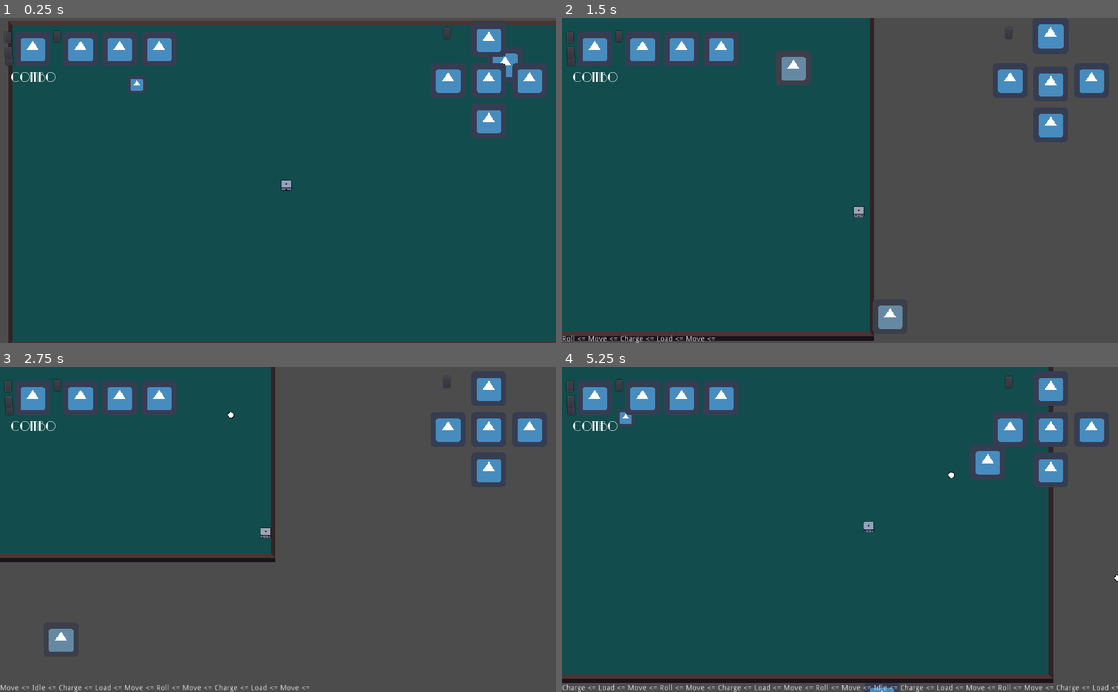
Above: before the commit, frames 1-4 (two rows, left to right).
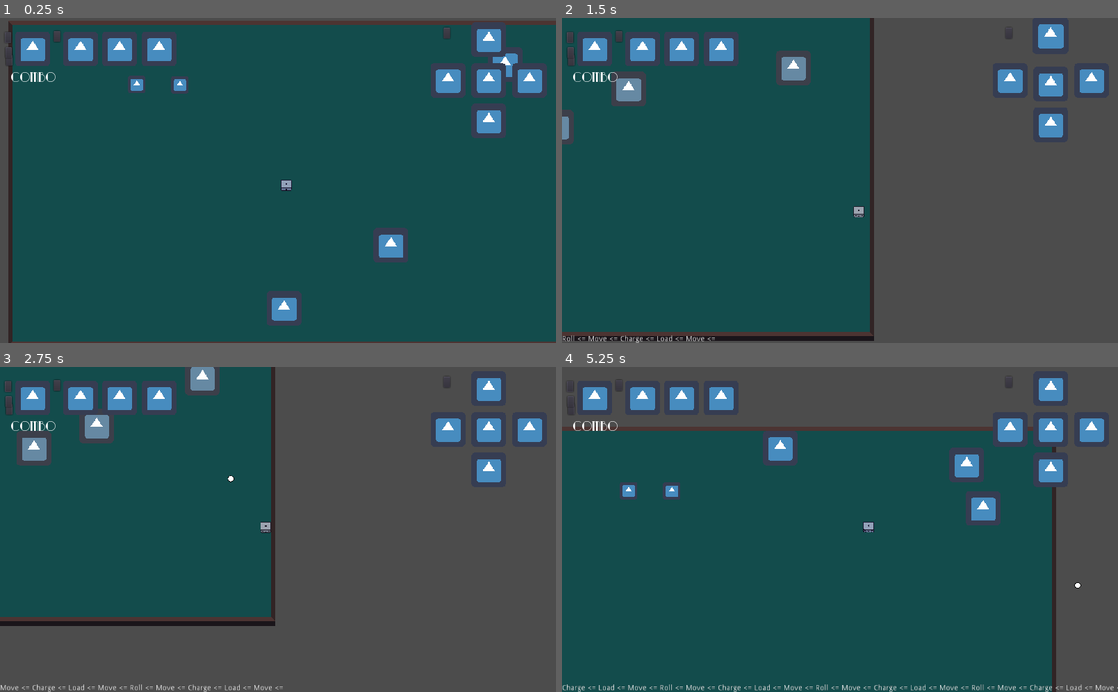
Above: after the commit, the same moments.

Repository: andrebariani/gmtk2022
Game: Godot game, scene res://src/Main.tscn
Two runs of this game, one before a commit and one after it. Both use one fixed random seed, a clock stepped at 60 frames per second and the inputs below. The engine's default icon, where the game draws it, is replaced by a stand-in: a white triangle on a blue panel in a dark square.
Inputs (mouse positions are in pixels of both pictures, inside the frame that each line leads up to):
- Up to frame 1 (0.25 s): no input
- Up to frame 2 (1.5 s): move the mouse to (962, 164) at 0.52 s; hold D (move_right) 0.53-1.28 s; click (962, 164) at 0.6 s; move the mouse to (728, 196) at 1.27 s; hold S (move_down) from 1.28 s (still down); tap Space (roll) at 1.35 s
- Up to frame 3 (2.75 s): move the mouse to (333, 458) at 2.02 s; release S (move_down) at 2.03 s; hold D (move_right) from 2.03 s (still down); click (333, 458) at 2.1 s
- Up to frame 4 (5.25 s): move the mouse to (812, 594) at 2.77 s; release D (move_right) at 2.78 s; hold W (move_up) 2.78-3.53 s; tap Space (roll) at 2.85, 4.35 s; move the mouse to (1006, 578) at 3.52 s; hold A (move_left) 3.53-5.03 s; click (1006, 578) at 3.6 s; move the mouse to (673, 480) at 4.27 s; move the mouse to (867, 529) at 5.02 s; hold S (move_down) from 5.03 s (still down); click (867, 529) at 5.1 s

The runs differ from the first frame. In frame 1, 1.5% of the frame differs, in the area x 30-74%, y 17-95%; in frame 2, 1.2%; in frame 3, 14%; in frame 4, 22%, in the area x 0-100%, y 0-100%.

Commit message:
spawner hard coded

Diff:
--- a/src/Main.tscn
+++ b/src/Main.tscn
@@ -48,8 +48,6 @@
 [node name="Ranged_enemy" parent="YSort" instance=ExtResource( 8 )]
 position = Vector2( 842, -467 )
 
-[node name="Enemies_spawner" parent="." instance=ExtResource( 11 )]
-
 [node name="CanvasLayer" type="CanvasLayer" parent="."]
 
 [node name="ScreenShaders" parent="CanvasLayer" instance=ExtResource( 3 )]
@@ -58,6 +56,11 @@
 
 [node name="Pause" parent="CanvasLayer" instance=ExtResource( 7 )]
 
+[node name="Protector_enemy" parent="." instance=ExtResource( 9 )]
+position = Vector2( -392, -371 )
+
+[node name="Enemies_spawner" parent="." instance=ExtResource( 11 )]
+
 [connection signal="advanced_combo" from="YSort/Player" to="." method="_on_Player_advanced_combo"]
 [connection signal="health_changed" from="YSort/Player" to="." method="_on_Player_health_changed"]
 [connection signal="rolled" from="YSort/Player" to="." method="_on_Player_rolled"]
--- a/src/spawner/Enemies_spawner.gd
+++ b/src/spawner/Enemies_spawner.gd
@@ -1,9 +1,9 @@
 extends Node2D
 
-const SPAWN_WIDTH = 5500  # Largura a partir do player para spawn de inimigos (player centralizado)
-const SPAWN_HEIGHT = 3250  # Altura a partir do player para spawn de inimigos (player centralizado)
-const EXTRA_SPACE = 150  # Inimigos não podem spawnar no campo de visão do player + EXTRA_SPACE
-const SPAWN_DELAY = 10
+const CORRECTION = 128
+const SPAWN_WIDTH = 2048 - CORRECTION # Largura a partir do player para spawn de inimigos (player centralizado)
+const SPAWN_HEIGHT = 1216 - CORRECTION # Altura a partir do player para spawn de inimigos (player centralizado)
+const SPAWN_DELAY = 20
 
 onready var player = PlayerReference.get_player()
 onready var spawn_blocker = get_node("Spawn_blocker")
@@ -13,7 +13,8 @@
 	preload('res://src/entities/enemies/Protector_enemy.tscn')
 ]
 var attack_enemies = [
-	preload('res://src/entities/enemies/Ranged_enemy.tscn')
+	preload('res://src/entities/enemies/Ranged_enemy.tscn'),
+	preload('res://src/entities/enemies/Melee_enemy.tscn')
 ]
 
 var game_time = 0
@@ -25,12 +26,13 @@
 	rng.randomize()
 
 	# Definindo o tamanho do spawn blocker para que inimigos não spawnem no campo de visão do player + EXTRA_SPACE
-	spawn_blocker.shape.extents.x = ProjectSettings.get_setting("display/window/size/width")
-	spawn_blocker.shape.extents.y = ProjectSettings.get_setting("display/window/size/height")
+	spawn_blocker.shape.extents.x = ProjectSettings.get_setting("display/window/size/width") / 3
+	spawn_blocker.shape.extents.y = ProjectSettings.get_setting("display/window/size/height") / 3
 
 	spawn_enemies()
 
 func _process(_delta):
+	print(position)
 	position = player.global_position
 
 func _on_Timer_timeout():
@@ -64,10 +66,10 @@
 	var space_state = get_world_2d().direct_space_state
 
 	while true: # Enquanto a posição aleatória não for livre, irá ficar sorteando uma nova.
-		var random_pos = player.position + Vector2(rng.randf_range(-SPAWN_WIDTH/2,SPAWN_WIDTH/2), rng.randf_range(-SPAWN_HEIGHT/2,SPAWN_HEIGHT/2))
+		var random_pos = Vector2(rng.randf_range(-SPAWN_WIDTH/2,SPAWN_WIDTH/2), rng.randf_range(-SPAWN_HEIGHT/2,SPAWN_HEIGHT/2))
 
 		var query = Physics2DShapeQueryParameters.new()
-		query.collision_layer = 0b00000000001010000111
+		query.collision_layer = 0b00000001000000000000
 		query.collide_with_areas = true
 		query.set_shape(enemy_colision_shape)
 		query.set_transform(Transform2D(0, random_pos))
--- a/src/spawner/Enemies_spawner.tscn
+++ b/src/spawner/Enemies_spawner.tscn
@@ -3,7 +3,7 @@
 [ext_resource path="res://src/spawner/Enemies_spawner.gd" type="Script" id=1]
 
 [sub_resource type="RectangleShape2D" id=1]
-extents = Vector2( 8.13718, 7.87842 )
+extents = Vector2( 7.569, 6.4392 )
 
 [node name="Enemies_spawner" type="Area2D"]
 collision_layer = 129
@@ -13,6 +13,7 @@
 [node name="Timer" type="Timer" parent="."]
 
 [node name="Spawn_blocker" type="CollisionShape2D" parent="."]
+position = Vector2( -0.569, -1.4392 )
 shape = SubResource( 1 )
 
 [node name="Game_timer" type="Timer" parent="."]
